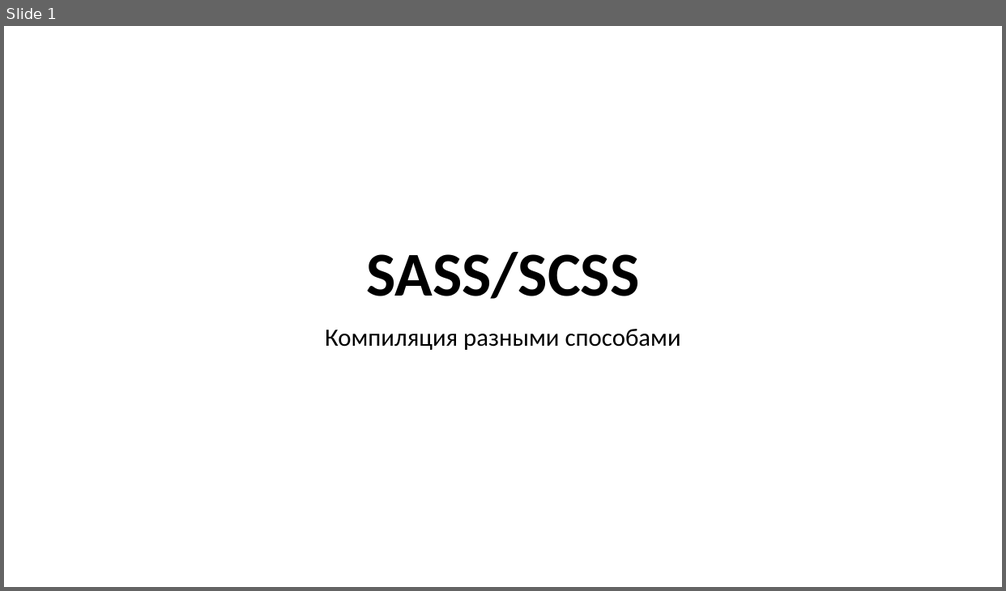
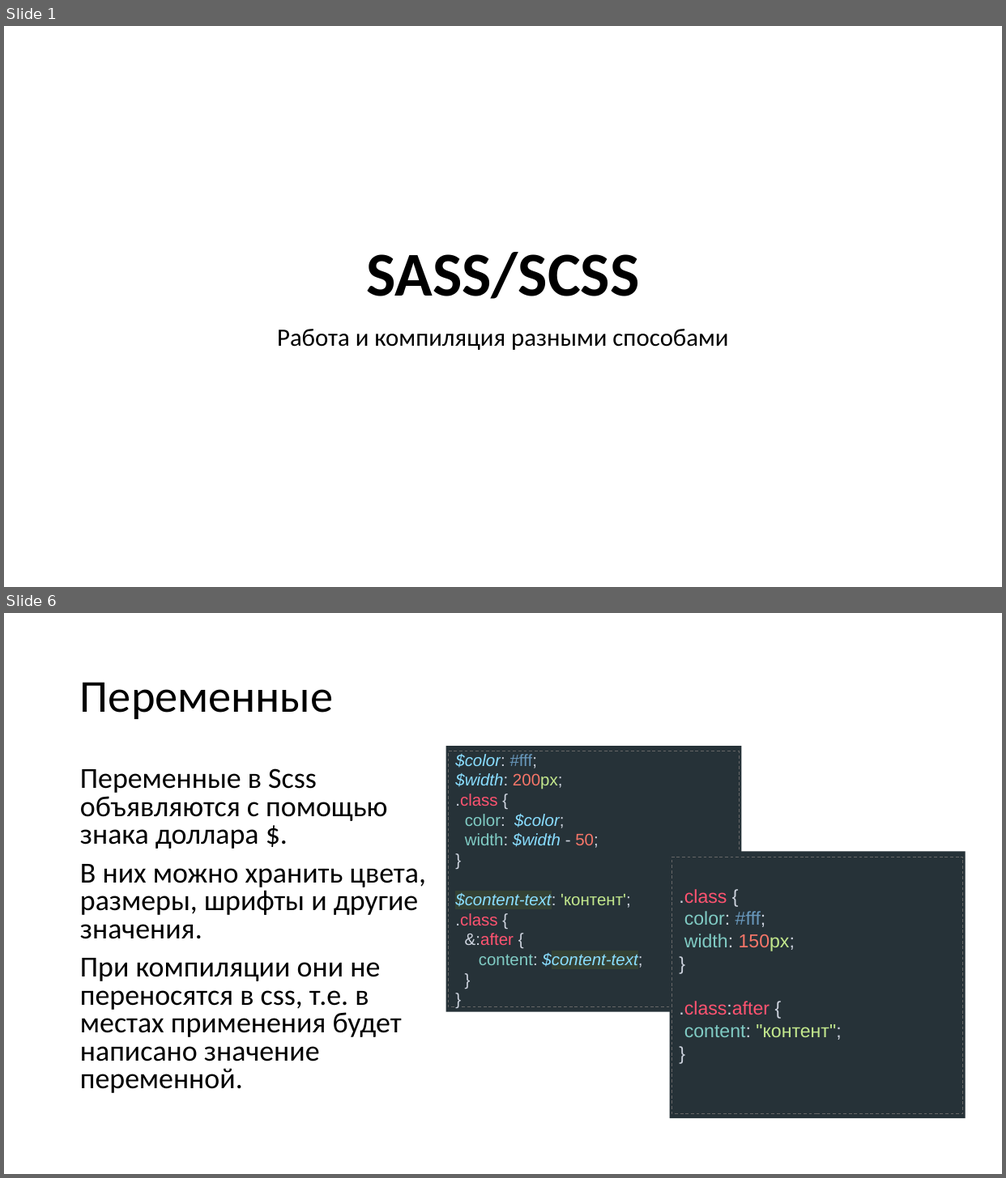
Before and after one commit to TalantRys/scss-study, a slide deck: sass.pptx. Shown one above the other, each under a label of ours: slide 1 before the commit, slides 1 and 6 after it; the slides between them are not shown. The pictures are 1006x591 and 1006x1178 pixels, drawn with LibreOffice and Linux fonts; fonts in the diff are those of the drawing. Boxes give left, top, right and bottom in pixels: in the first picture for what was removed or moved away, otherwise in the second. Text is boxed around its words. In the diff, an @@ line names an element or a change of style, - is before the commit and + after.

```diff
--- a/sass.pptx
+++ b/sass.pptx
@@ slide 6 added at (4,613,1002,1174), background #FFFFFF @@
@@ title added at (80,682,334,719), 44 pt, text #000000 @@
+Переменные
@@ rectangle added at (445,747,741,1013), fill #263238 @@
@@ rectangle added at (448,752,739,1007), outline #666666 0.75 pt dashed, 16 pt, text #89DDFF @@
+$color: #fff;
+$width: 200px;
+.class {
+color: $color;
+width: $width - 50;
+}
+$content-text: 'контент';
+.class {
+&:after {
+content: $content-text;
+}
+}
@@ text added at (80,769,426,1093), 28 pt, text #000000 @@
+Переменные в Scss объявляются с помощью знака доллара $.
+В них можно хранить цвета, размеры, шрифты и другие значения.
+При компиляции они не переносятся в css, т.е. в местах применения будет написано значение переменной.
@@ rectangle added at (670,852,965,1119), fill #263238 @@
@@ rectangle added at (671,857,963,1114), outline #666666 0.75 pt dashed, 18 pt, text #80CBC4 @@
+.class {
+color: #fff;
+width: 150px;
+}
+.class:after {
+content: "контент";
+}
@@ slide 1 changed as well @@
@@ subtitle at (277,329,728,350): text changed @@
-Компиляция разными способами
+Работа и компиляция разными способами
```
Also in this commit, not shown: 1 other slide changed, 7 other slides added, 29 slides removed.
